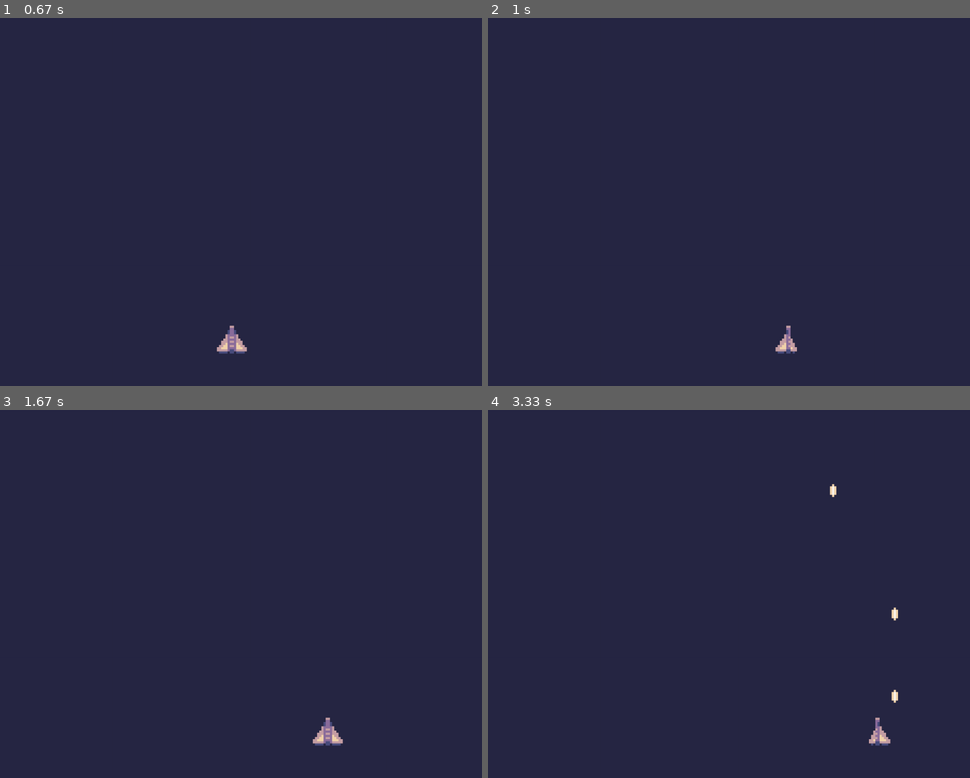
Above: before the commit, frames 1-4 (two rows, left to right).
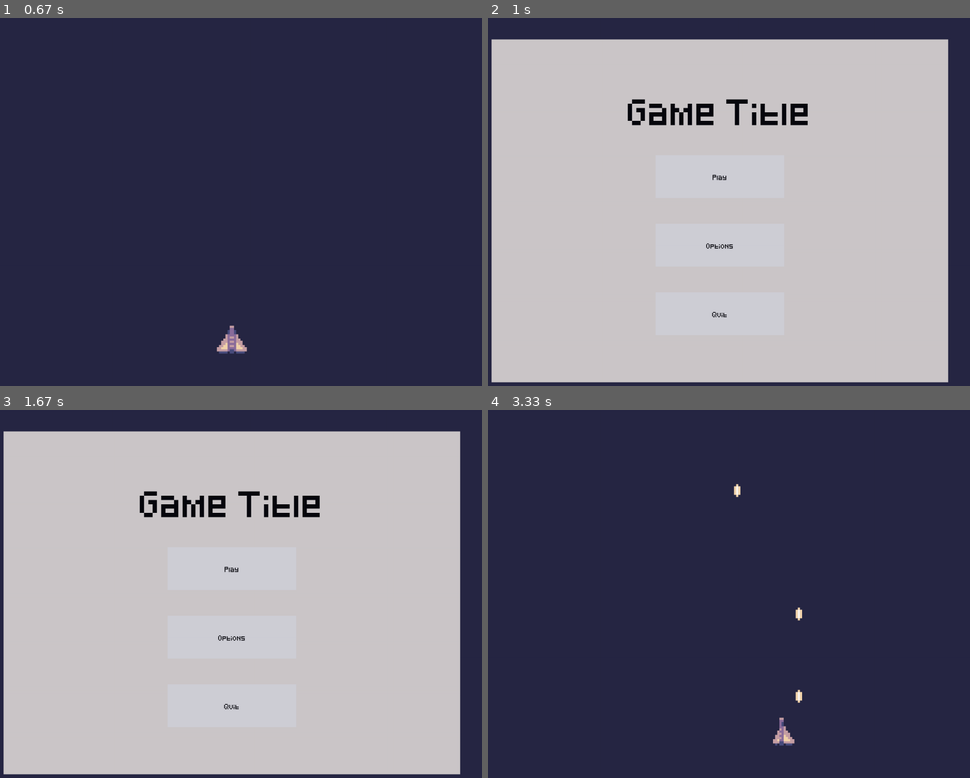
Above: after the commit, the same moments.

Repository: malaeng/12SDD-AT3
Game: pygame game, started from main.py
Same seed, same stepped clock (60 frames per second), same inputs: the game is played once before the commit and once after it.
Inputs (mouse positions are in pixels of both pictures, inside the frame that each line leads up to):
- Up to frame 1 (0.67 s): press the mouse at (231, 176) at 0.37 s; move the mouse to (149, 238) at 0.47 s; release the mouse at (72, 301) at 0.6 s
- Up to frame 2 (1 s): hold Esc from 0.67 s (still down); hold Right from 0.67 s (still down); move the mouse to (796, 76) at 0.7 s
- Up to frame 3 (1.67 s): release Esc at 1.13 s; release Right at 1.13 s; press the mouse at (231, 638) at 1.2 s; move the mouse to (236, 638) at 1.3 s; release the mouse at (241, 641) at 1.43 s; press the mouse at (231, 638) at 1.53 s; move the mouse to (149, 660) at 1.63 s
- Up to frame 4 (3.33 s): release the mouse at (550, 682) at 1.77 s; press the mouse at (719, 638) at 2.37 s; move the mouse to (753, 575) at 2.47 s; release the mouse at (791, 509) at 2.6 s; hold Right 2.67-3.13 s; move the mouse to (825, 579) at 2.7 s; tap Space at 2.73, 3.03, 3.23 s; hold Left from 3.17 s (still down)

Frame 1 is identical in both runs. In frame 2, 88% of the frame differs, in the area x 0-96%, y 5-100%; in frame 3, 88%; in frame 4, 0.6%.

Commit message:
Updated button class to be more modular

Diff:
--- a/main.py
+++ b/main.py
@@ -5,34 +5,53 @@
 from player import Player
 from menu import Menu
 
-surfaces = []
+
 class Game:
     def __init__(self):
         # Player setup
         player_sprite = Player((screen_width / 2, screen_height - screen_height/ 8), screen_width)
         self.player = pygame.sprite.GroupSingle(player_sprite)
 
-        # Main menu
-        self.main_menu = Menu((8*screen_width/9, 8*screen_height/9), '#fbf5ef', 200, (screen_width, screen_height))
-
-        surfaces.append(self.main_menu)
+        # Menus
+        self.main_menu = Menu(
+            size = (8*screen_width/9, 8*screen_height/9),
+            parent_surface_dimensions = (screen_width, screen_height),
+            colour = '#fbf5ef',
+            alpha = 200,
+            title = "Game Title",
+            buttons = ["Play", "Options", "Quit"]
+            )
+
+        self.pause_menu = Menu(
+            size = (8*screen_width/9, 8*screen_height/9),
+            parent_surface_dimensions = (screen_width, screen_height),
+            colour = '#fbf5ef',
+            alpha = 200,
+            title = "Game Title",
+            buttons = ["Continue", "Options", "Quit"]
+            )
 
         # Fonts
         self.font = pygame.font.Font('graphics/pixeled.ttf', 20)
 
         # Game
         self.game_running = False
+        self.mouse_up = False
 
     def menu(self):
-        # screen.blit(self.main_menu, (screen_width/18, screen_height/18))
         screen.blit(self.main_menu, self.main_menu.rect)
-        if self.main_menu.start_menu() == "PLAY":
+        button_pressed = self.main_menu.process()
+        #if self.mouse_up:
+        if button_pressed == 0: # Run
             self.game_running = True
             self.run()
-        elif self.main_menu.start_menu() == "OPTIONS":
-            print('options')
-        elif self.main_menu.start_menu() == "QUIT":
+        elif button_pressed == 1: #Options
+            print("options")
+        elif button_pressed == 2: #Quit
             self.quit_game()
+        self.mouse_up = False
+            #for button in self.main_menu.buttons:
+                #button.already_pressed = False
 
     def quit_game(self):
         pygame.quit()
@@ -62,6 +81,14 @@
             if event.type == pygame.QUIT:
                 pygame.quit()
                 sys.exit()
+
+            if event.type == pygame.MOUSEBUTTONUP:
+                if event.button == 1:
+                    game.mouse_up = True
+
+            if event.type == pygame.KEYDOWN:
+                if event.key == pygame.K_ESCAPE:
+                    game.game_running = False
 
 
 
--- a/menu.py
+++ b/menu.py
@@ -1,18 +1,17 @@
 import pygame
 
 class Button(pygame.Surface):
-    def __init__(self, width: int, height: int, button_text: str, on_click_function=None, one_press=False):
+    def __init__(self, width: int, height: int, button_text: str, on_click_function=None):
         super().__init__((width, height))
         self.on_click_function = on_click_function
-        self.one_press = one_press
         self.already_pressed = False
 
         self.font = pygame.font.Font('graphics/pixeled.ttf', 10)
 
-        self.colors = {
+        self.colours = {
             'normal': 'white',
             'hover': 'red',
-            'pressed': 'blue',
+            'pressed': 'green'
         }
 
         self.text_surf = self.font.render(button_text, True, (20, 20, 20))
@@ -23,70 +22,54 @@
         mouse_pos = pygame.mouse.get_pos()
         rel_rect = pygame.Rect((button_rect.x + surface.rect.x, button_rect.y + surface.rect.y), (button_rect.width, button_rect.height))
 
-        self.fill(self.colors['normal'])
+        self.fill(self.colours['normal'])
         if rel_rect.collidepoint(mouse_pos):
-            self.fill(self.colors['hover'])
+            self.fill(self.colours['hover'])
             if pygame.mouse.get_pressed(num_buttons=3)[0]:
-                self.fill(self.colors['pressed'])
-                if self.one_press:
-                    # self.on_click_function()
-                    return True
-
-                elif not self.already_pressed:
-                    # self.on_click_function()
-                    self.already_pressed = True
-                    return True
-            else:
+                self.already_pressed = True
+                return True
+            #else:
                 self.already_pressed = False
 
     def draw_text(self):
         self.blit(self.text_surf, self.text_rect)
 
 class Menu(pygame.Surface): # Menu inherits from pygame.Surface
-    def __init__(self, size, colour, alpha, parent_surface_dimensions):
+    def __init__(self, size: tuple, parent_surface_dimensions: tuple, colour: str, alpha: int, title: str, buttons: list):
         super().__init__(size)
+        # Color
         self.fill(colour)
         self.set_alpha(alpha)
 
+        # Dimensions
         self.rect = self.get_rect(center = (parent_surface_dimensions[0]/2, parent_surface_dimensions[1]/2))
         self.width = self.get_width()
         self.height = self.get_height()
 
+        # Title
         self.title_font = pygame.font.Font('graphics/pixeled.ttf', 50)
+        self.title = title
 
+        # Buttons
+        self.button_titles = buttons
+        self.buttons = [Button(300, 100, self.button_titles[i]) for i in range(len(self.button_titles))]
 
-
-    def start_menu(self):
+    def process(self):
         # Title
-        title_surf = self.title_font.render('Game Title', False, 'black')
+        title_surf = self.title_font.render(self.title, False, 'black')
         title_rect = title_surf.get_rect(center = (self.width/2, self.height/5))
         self.blit(title_surf, title_rect)
 
-        button_pressed = False
 
-        # Play Button
-        self.play_button = Button(300, 100, "Play")
-        self.play_button_rect = self.play_button.get_rect(center = (self.width/2, 2*self.height/5))
+        for button in self.buttons:
+            index = self.buttons.index(button)
+            button_rect = button.get_rect(center = (self.width/2, ((index+2) * self.height) / (len(self.buttons)+2)))
+            pygame.event.clear()
+            if button.get_input(button_rect, self):
+                return index
+            button.draw_text()
+            self.blit(button, button_rect)
 
-        if self.play_button.get_input(self.play_button_rect, self): return "PLAY"
-        self.play_button.draw_text()
-        self.blit(self.play_button, self.play_button_rect)
-
-        # Options Button
-        self.options_button = Button(300, 100, "Options")
-        self.options_button_rect = self.options_button.get_rect(center = (self.width/2, 3*self.height/5))
-
-        if self.options_button.get_input(self.options_button_rect, self): return "OPTIONS"
-        self.options_button.draw_text()
-        self.blit(self.options_button, self.options_button_rect)
-
-        # Quit Button
-        self.quit_button = Button(300, 100, "Quit")
-        self.quit_button_rect = self.quit_button.get_rect(center = (self.width/2, 4*self.height/5))
-
-        if self.quit_button.get_input(self.quit_button_rect, self): return "QUIT"
-        self.quit_button.draw_text()
-        self.blit(self.quit_button, self.quit_button_rect)
 
     def print(self):
         print("Button Press")
